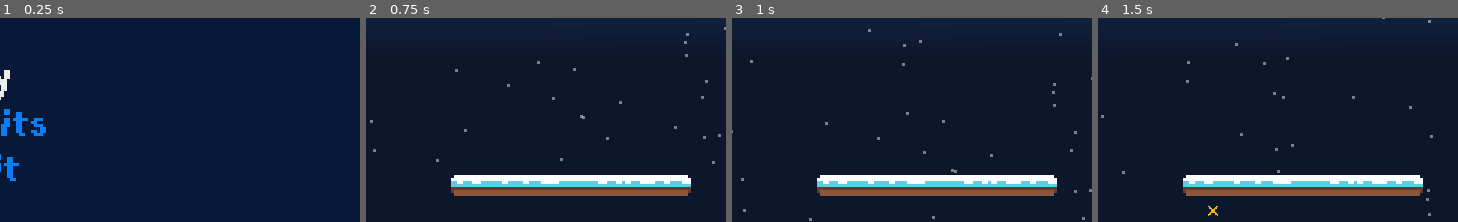
Above: before the commit, frames 1-4 (left to right).
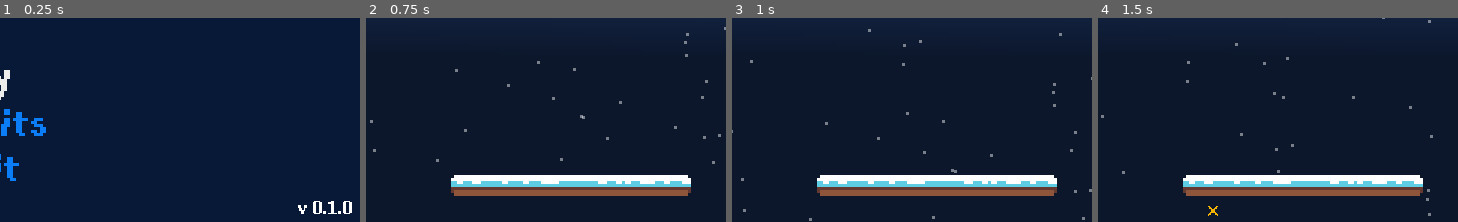
Above: after the commit, the same moments.

Repository: sugarvoid/winter-break-jam
Game: Godot game, scene res://game/menu/title_menu.tscn
The game is run twice, just before and just after one commit, with the same random seed, the same clock (stepped at 60 frames per second) and the same inputs. Sound files missing from this copy of the repository are replaced by a short silence.
Inputs:
- Up to frame 1 (0.25 s): no input
- Up to frame 2 (0.75 s): tap Enter (ui_accept) at 0.5 s; hold D (move_right) from 0.53 s (still down); tap Space (dash) at 0.6 s
- Up to frame 3 (1 s): keep holding D (move_right); tap W (jump) at 0.77 s
- Up to frame 4 (1.5 s): keep holding D (move_right); tap Space (dash) at 1.35 s
The pictures show only the part of the screen within x 48-98%, y 50-100%; the shares and areas given below are measured in that part.

The runs differ from the first frame. In frame 1, 0.4% of the frame differs, in the area x 82-98%, y 89-97%; in frame 2, nothing differs; in frame 3, nothing differs; in frame 4, nothing differs.

Commit message:
Add version to title screen

Diff:
--- a/game/menu/title_menu.tscn
+++ b/game/menu/title_menu.tscn
@@ -10,6 +10,9 @@
 outline_size = 1
 outline_color = Color( 0.0470588, 0.494118, 0.968627, 1 )
 font_data = ExtResource( 2 )
+
+[sub_resource type="DynamicFont" id=5]
+font_data = ExtResource( 4 )
 
 [sub_resource type="DynamicFont" id=1]
 size = 32
@@ -83,6 +86,15 @@
 "_edit_use_anchors_": true
 }
 
+[node name="Label2" type="Label" parent="."]
+margin_left = 215.0
+margin_top = 127.0
+margin_right = 274.0
+margin_bottom = 144.0
+rect_scale = Vector2( 0.5, 0.5 )
+custom_fonts/font = SubResource( 5 )
+text = "v 0.1.0"
+
 [node name="Options" type="Control" parent="."]
 
 [node name="Label2" type="Label" parent="Options"]
Not shown: 1 places in game/menu/title_menu.tscn that only renumber resources
